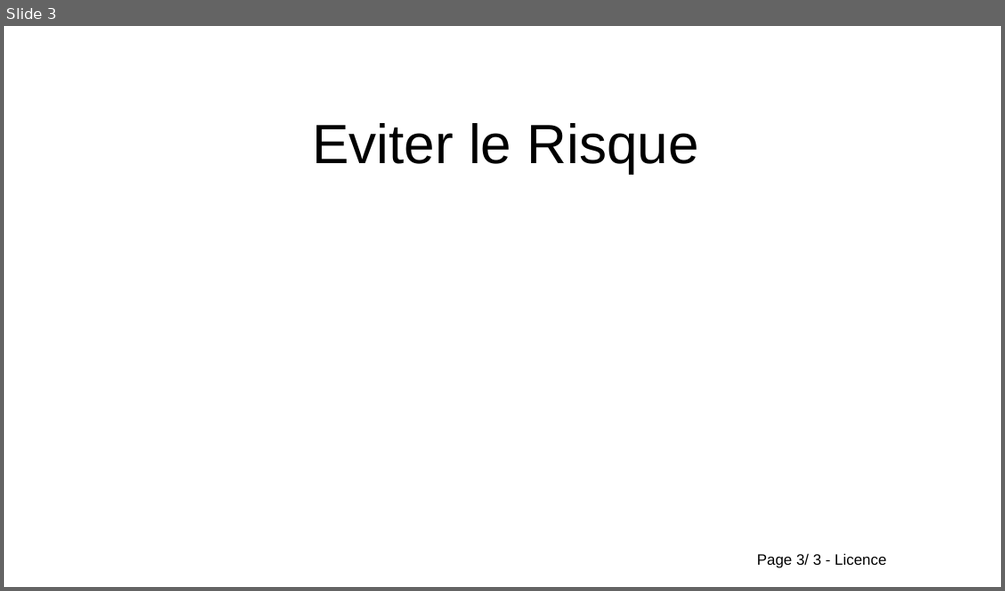
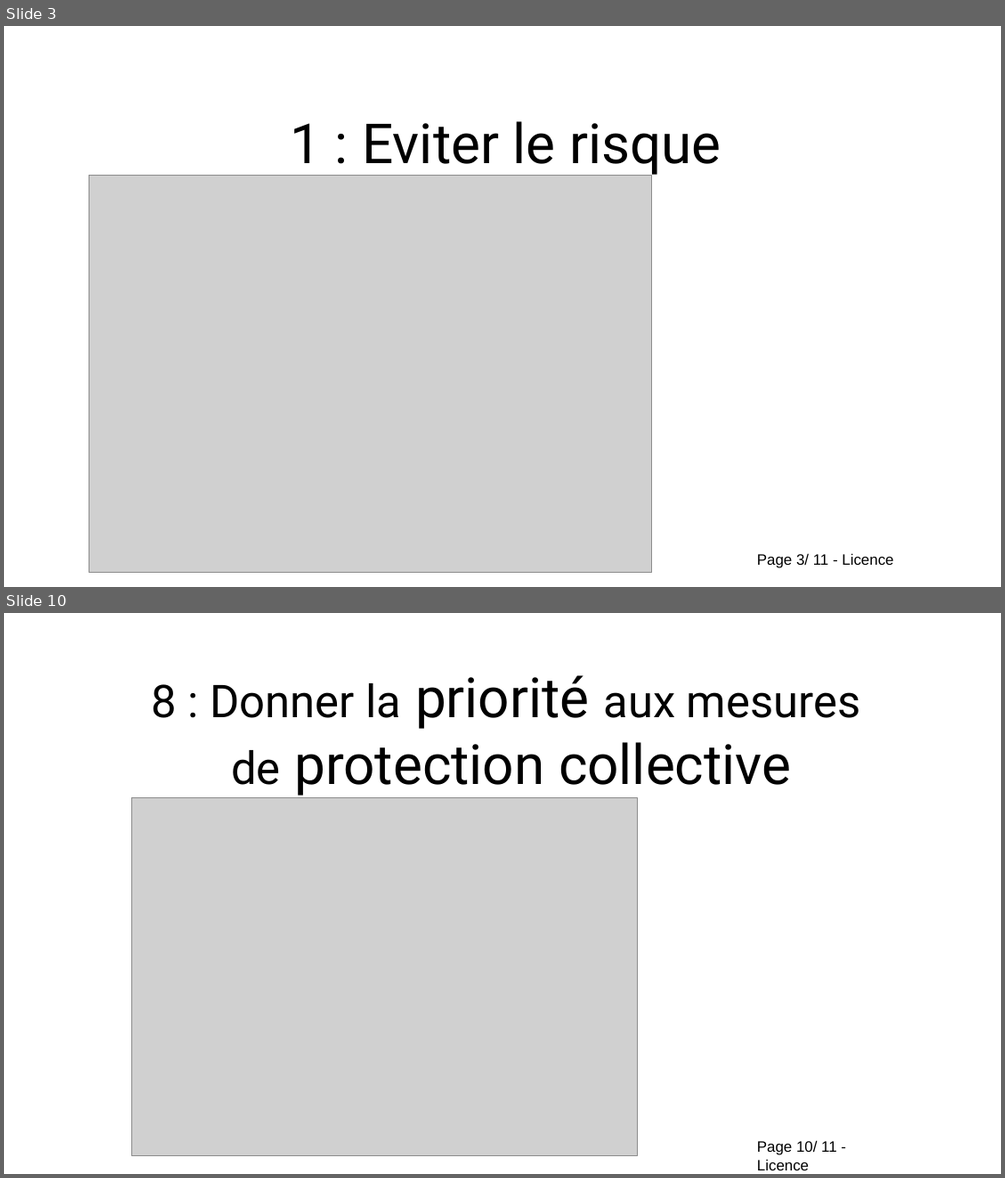
Before and after one commit to Evarisk/bibliotheque-media-risque, a slide deck: causerie/prevention/causerie_9_principes_prevention.odp. Shown one above the other, each under a label of ours: slide 3 before the commit, slides 3 and 10 after it; the slides between them are not shown. The pictures are 1005x591 and 1005x1178 pixels, drawn with LibreOffice and Linux fonts; fonts in the diff are those of the drawing; grey boxes stand for pictures; background and template pictures are left out. Boxes give left, top, right and bottom in pixels: in the first picture for what was removed or moved away, otherwise in the second. Text is boxed around its words. In the diff, an @@ line names an element or a change of style, - is before the commit and + after.

Commit message:
Update causerie_9_principes_prevention.odp
Publication des illustrations et rajout de la page mesure principe 2 à finir

```diff
--- a/causerie/prevention/causerie_9_principes_prevention.odp
+++ b/causerie/prevention/causerie_9_principes_prevention.odp
@@ slide 10 added at [4,613,1001,1174], background #FFFFFF; not listed: 1 template element that a slide beside it also shows @@
@@ title added at [151,675,861,795], 44 pt, text #000000 @@
+8 : Donner la priorité aux mesures
+de protection collective
@@ picture added at [132,798,638,1156] @@
@@ slide 3 changed as well @@
@@ title at [291,121,721,177]: text changed; font Arial to Roboto @@
-Eviter le Risque
+1 : Eviter le risque
@@ picture added at [89,176,652,572] @@
@@ text at [757,553,893,568]: text changed @@
-Page 3/ 3 - Licence
+Page 3/ 11 - Licence
```
Also in this commit, not shown: 1 other slide changed, 8 other slides added, 1 slide removed.
